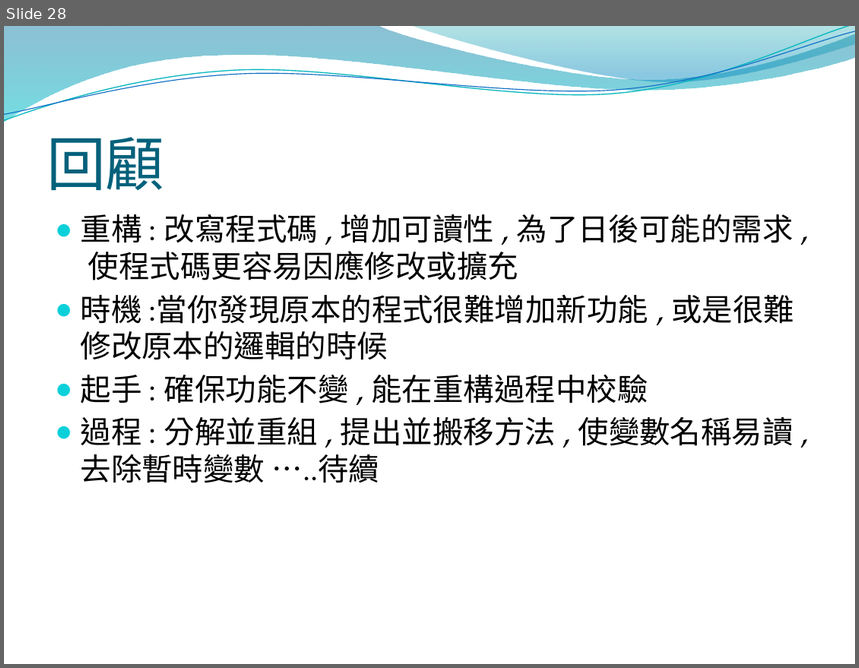
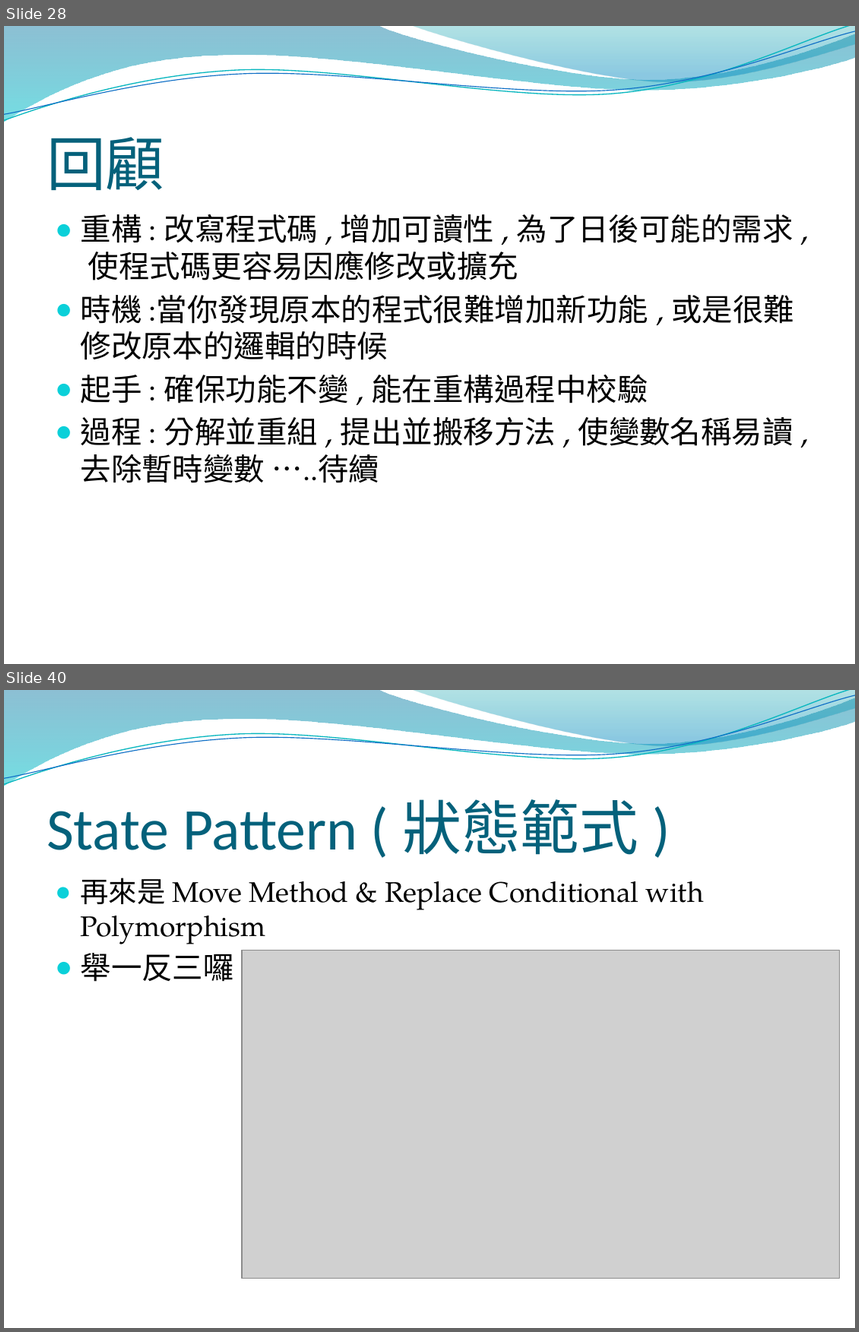
Before and after one commit to DavidLai0927/Assignment, a slide deck: Refactoring/Refactoring 0~1.3.pptx. Shown one above the other, each under a label of ours: slide 28 before the commit, slides 28 and 40 after it; the slides between them are not shown. The pictures are 859x668 and 859x1332 pixels, drawn with LibreOffice and Linux fonts; fonts in the diff are those of the drawing; grey boxes stand for pictures; background and template pictures are left out. Boxes give left, top, right and bottom in pixels: in the first picture for what was removed or moved away, otherwise in the second. Text is boxed around its words. In the diff, an @@ line names an element or a change of style, - is before the commit and + after.

```diff
--- a/Refactoring/Refactoring 0~1.3.pptx
+++ b/Refactoring/Refactoring 0~1.3.pptx
@@ slide 40 added at [4,690,855,1328], background picture (left out); not listed: 4 template elements that a slide beside it also shows @@
@@ title added at [47,799,639,855], 50 pt, text #04617B @@
+State Pattern ( 狀態範式 )
@@ text added at [81,878,704,982], 24 pt, text #000000 @@
+  ● 再來是 Move Method & Replace Conditional with Polymorphism
+● 舉一反三囉
@@ picture added at [243,951,840,1279] @@
```
Also in this commit, not shown: 2 slides changed, 15 other slides added.
